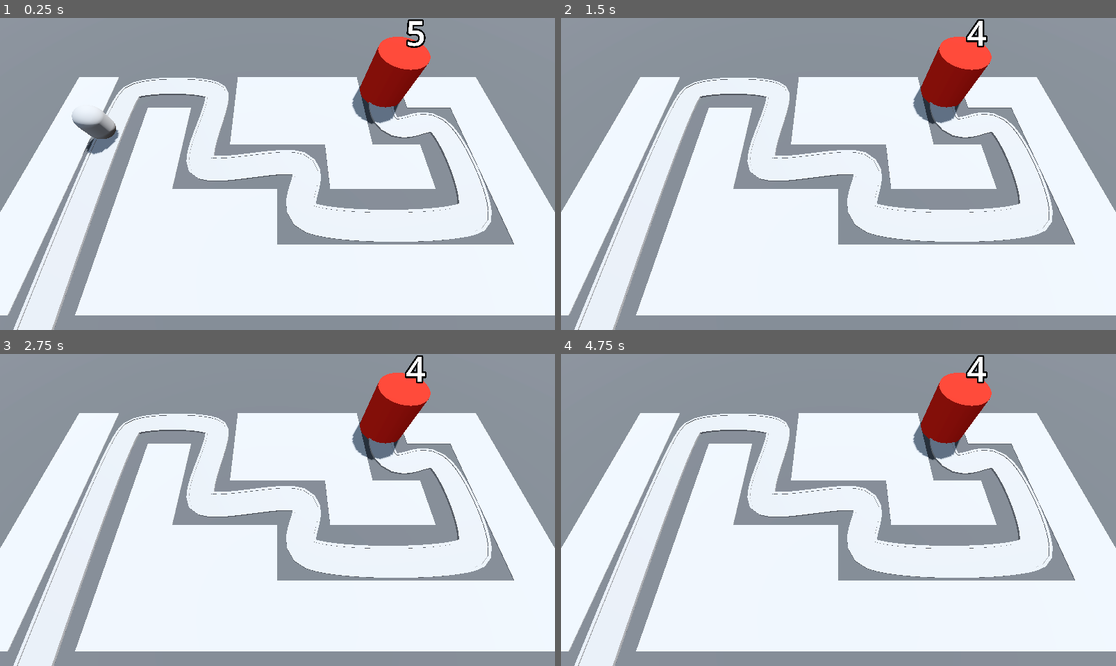
Above: before the commit, frames 1-4 (two rows, left to right).
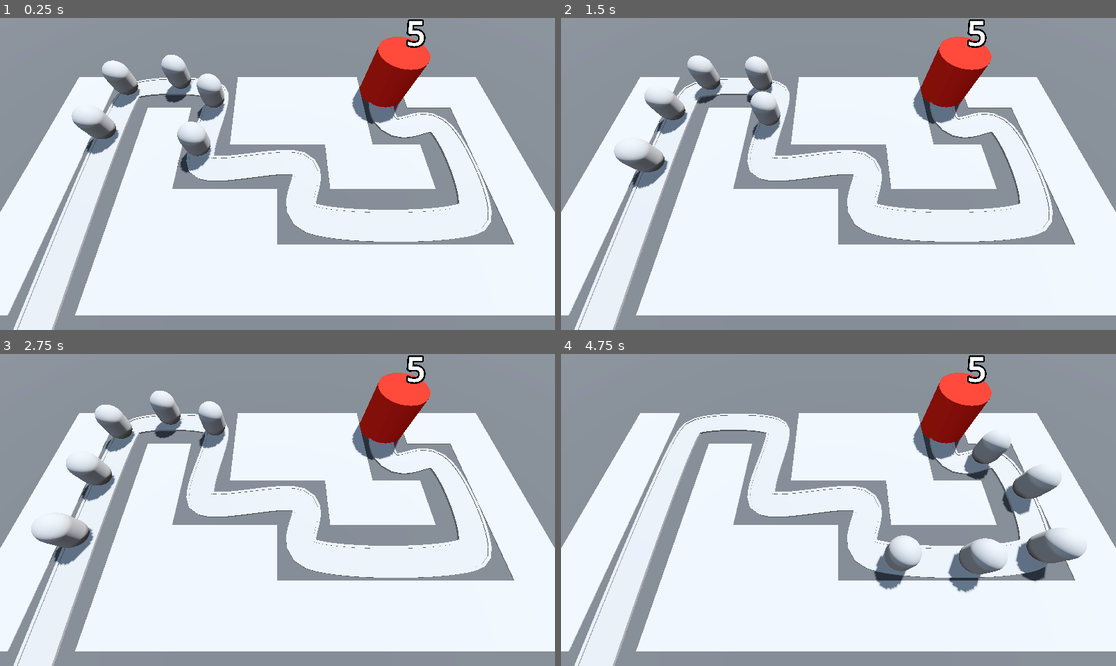
Above: after the commit, the same moments.

Repository: JonathanCarey13/BarbarrianBlaste
Game: Godot game, scene res://BaseLevel.tscn
Same seed, same stepped clock (60 frames per second), same inputs: the game is played once before the commit and once after it.
Inputs:
- Up to frame 1 (0.25 s): no input
- Up to frame 2 (1.5 s): no input
- Up to frame 3 (2.75 s): no input
- Up to frame 4 (4.75 s): no input

The runs differ from the first frame. In frame 1, 2.3% of the frame differs, in the area x 18-41%, y 11-50%; in frame 2, 3.1%; in frame 3, 3.5%; in frame 4, 4.6%, in the area x 56-95%, y 0-77%.

Commit message:
added health getter and setter

Diff:
--- a/Base/base.gd
+++ b/Base/base.gd
@@ -1,12 +1,22 @@
 extends Node3D
 
 @export var max_health: int = 5
+
+var current_health: int:
+	set(health_in):
+		current_health = health_in
+		print("health was changed")
+		base_health.text = str(current_health)
+		if current_health < 1:
+			get_tree().reload_current_scene()
+
 @onready var base_health: Label3D = $Label3D
 
+
+
 func _ready() -> void:
-	base_health.text = str(max_health)
+	current_health = max_health
 
 func take_damage() -> void:
 	print("Damage dealt to base!")
-	max_health -= 1
-	base_health.text = str(max_health)
+	current_health -= 1
--- a/BaseLevel.tscn
+++ b/BaseLevel.tscn
@@ -98,5 +98,25 @@
 transform = Transform3D(0.999946, 0, 0, 0, 1, 0, 0, 0, 0.999946, -14, 0, 14)
 speed = 60.0
 
+[node name="Enemy2" parent="Path3D" instance=ExtResource("2_m1mmh")]
+transform = Transform3D(0.999191, 0, 0.0388537, 0, 1, 0, -0.0388537, 0, 0.999191, -14.2235, 0, 9.00509)
+progress = 5.0
+speed = 60.0
+
+[node name="Enemy3" parent="Path3D" instance=ExtResource("2_m1mmh")]
+transform = Transform3D(0.999652, 0, 0.0242793, 0, 1, 0, -0.0242793, 0, 0.999652, -14.3842, 0, 4.00765)
+progress = 10.0
+speed = 60.0
+
+[node name="Enemy4" parent="Path3D" instance=ExtResource("2_m1mmh")]
+transform = Transform3D(0.99993, 0, -0.0057053, 0, 1, 0, 0.0057053, 0, 0.99993, -14.4427, 0, -0.991881)
+progress = 15.0
+speed = 60.0
+
+[node name="Enemy5" parent="Path3D" instance=ExtResource("2_m1mmh")]
+transform = Transform3D(0.796409, 0, -0.60467, 0, 1, 0, 0.60467, 0, 0.796409, -14.0343, 0, -5.95161)
+progress = 20.0
+speed = 60.0
+
 [node name="Base" parent="." instance=ExtResource("3_hxjds")]
 transform = Transform3D(1, 0, 0, 0, 1, 0, 0, 0, 1, 10, 0, -6)
